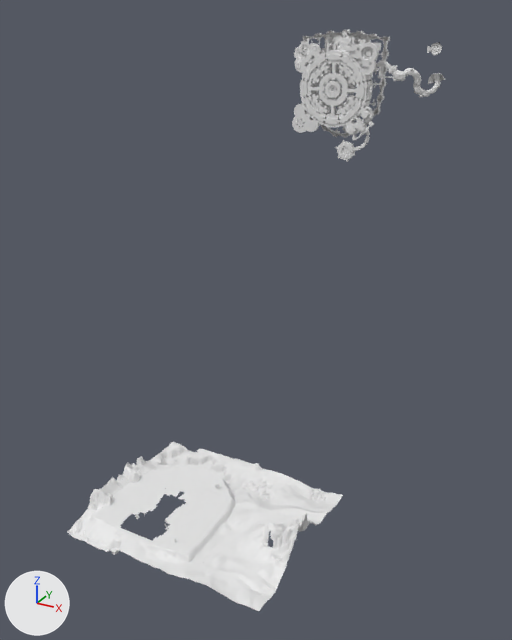
The glTF model site/models/map.glb as it was, and as the next commit left it.
The view is the same before and after, from a 50 mm lens placed at (1732.0, -3592.0, 1977.0), pointed at (316.0, -1018.0, 691.0). The lights are fixed; the arrows at lower left show +X, +Y and +Z. The first picture is the older version. Where no turn or scale is listed for an object, it has been applied to the vertices. Vertices at exactly the same position are counted once.
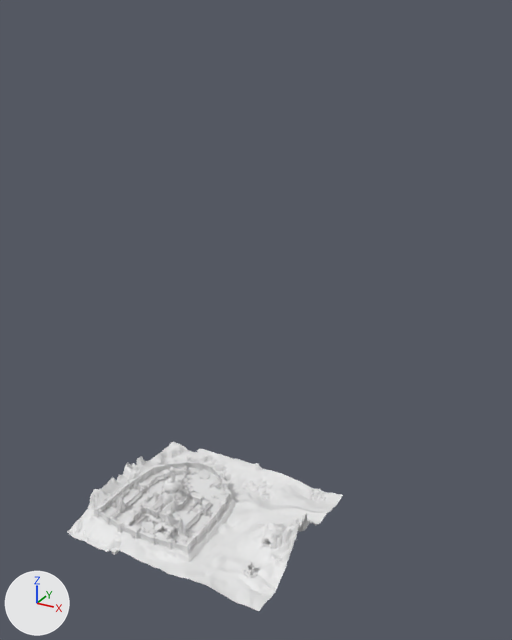
Where the newer file only moved an object's origin or applied its transform, the numbers keep the older frame.

Changed parts and their boxes [x1, y1, x2, y2] in the pictures (512 x 640 px; the box of a moved part takes in the faces that stretch with it):
'Mesh_0', reshaped (27% narrower, 71% shorter): before [67, 30, 445, 611]; after [67, 441, 343, 611]
'Mesh_1', added: after [93, 459, 277, 555]
'Mesh_2', added: after [174, 472, 258, 579]
part 1 of me_mesh_0, deleted: before [174, 30, 445, 542]
part 2 of me_mesh_0, moved or reshaped: [75, 444, 339, 611] in both

The edits, one by one:
me_mesh_0 is used by ob_mesh_0; location (-56.0, 196.0, -14.0).
me_mesh_0 had 113128 vertices, 207021 faces and spanned x 0.0..896.0, y -2140.0..0.0, z 0.0..1892.0.
me_mesh_0 now has 27245 vertices, 52493 faces and spans x 0.0..896.0, y -2140.0..-1371.0, z 0.0..217.0.
me_mesh_0 part 1: 1641 loose pieces with 85904 vertices, spanning x 61.0..832.0, y -2011.0..0.0, z 74.0..1892.0, are deleted.
me_mesh_0 part 2: 2 vertices moved within x 590.0, y -1958.0..-1862.0, z 47.0; 2428 vertices removed from x 0.0..896.0, y -2140.0..-1371.0, z 0.0..215.0; 2449 vertices added at x 0.0..896.0, y -2140.0..-1371.0, z 0.0..216.0.
Mesh me_mesh_2 is new.
It has 1147 vertices, 1989 faces and spans x 251.0..813.0, y -654.0..-195.0, z 128.0..174.0.
Mesh me_mesh_1 is new.
It has 84830 vertices, 152556 faces and spans x 61.0..832.0, y -703.0..-62.0, z 0.0..281.0.
Object 'Mesh_2' (ob_mesh_2) is new; it shows me_mesh_2.
Its location is (-56.0, -1175.0, -85.0).
Object 'Mesh_1' (ob_mesh_1) is new; it shows me_mesh_1.
Its location is (-56.0, -1175.0, -85.0).
